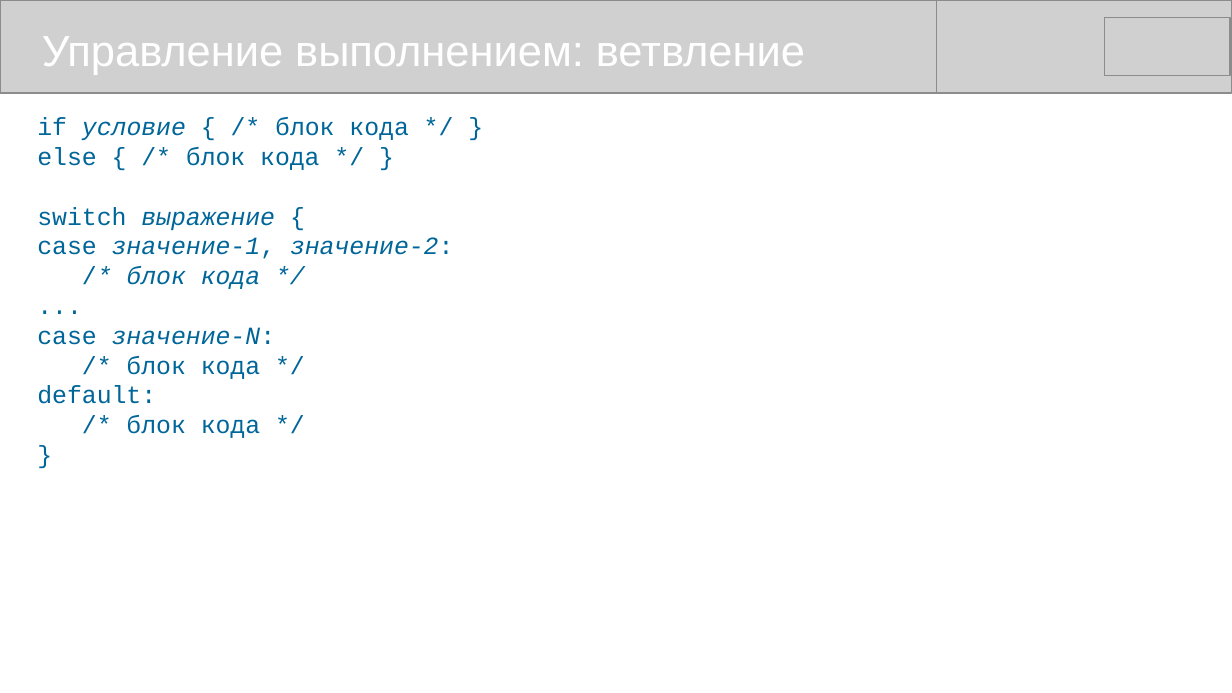
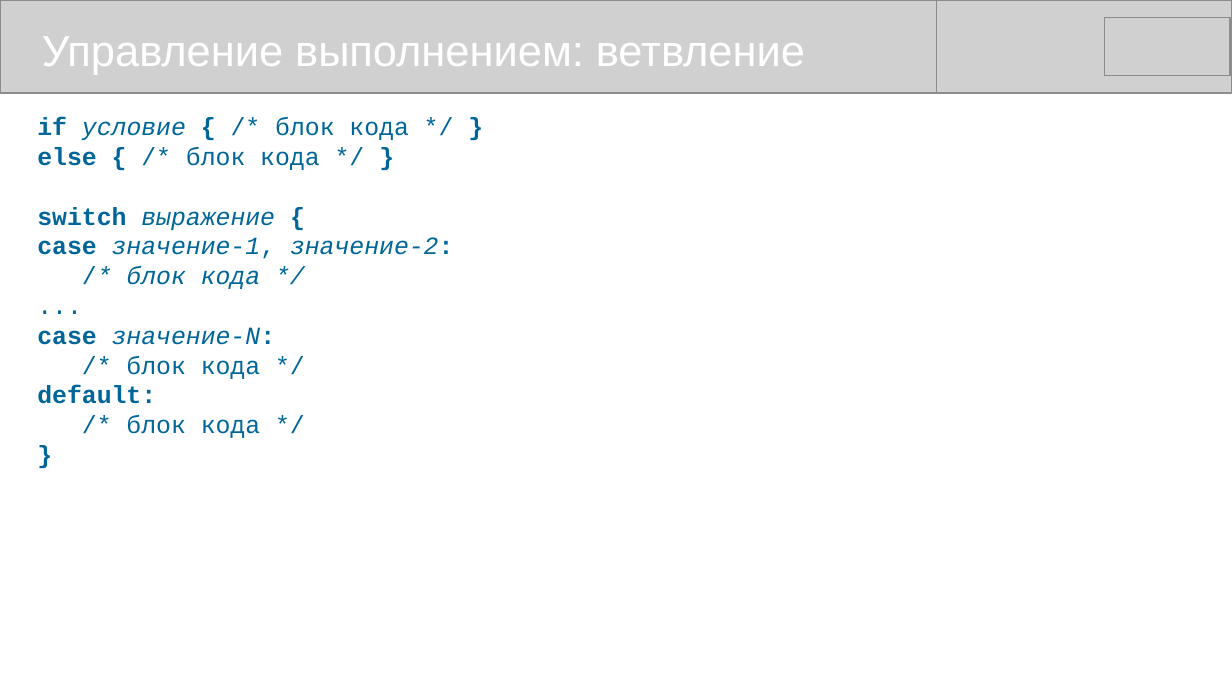
Before and after one commit to mike-shock/Go_language, a slide deck: slide 10 of Go_Intro.odp. Drawn at 1232x693 pixels with LibreOffice and Linux fonts; fonts in the diff are those of the drawing; grey boxes stand for pictures. Boxes give left, top, right and bottom in pixels: in the first picture for what was removed or moved away, otherwise in the second. Text is boxed around its words. In the diff, an @@ line names an element or a change of style, - is before the commit and + after.

```diff
--- a/Go_Intro.odp
+++ b/Go_Intro.odp
@@ text at bbox=[37, 117, 454, 404]: bold on in "if { }", "else { }", "switch {", "case значение-2:" and 3 more places @@
```
Also in this commit, not shown: 5 other slides changed, 1 slide added, 2 other files.
